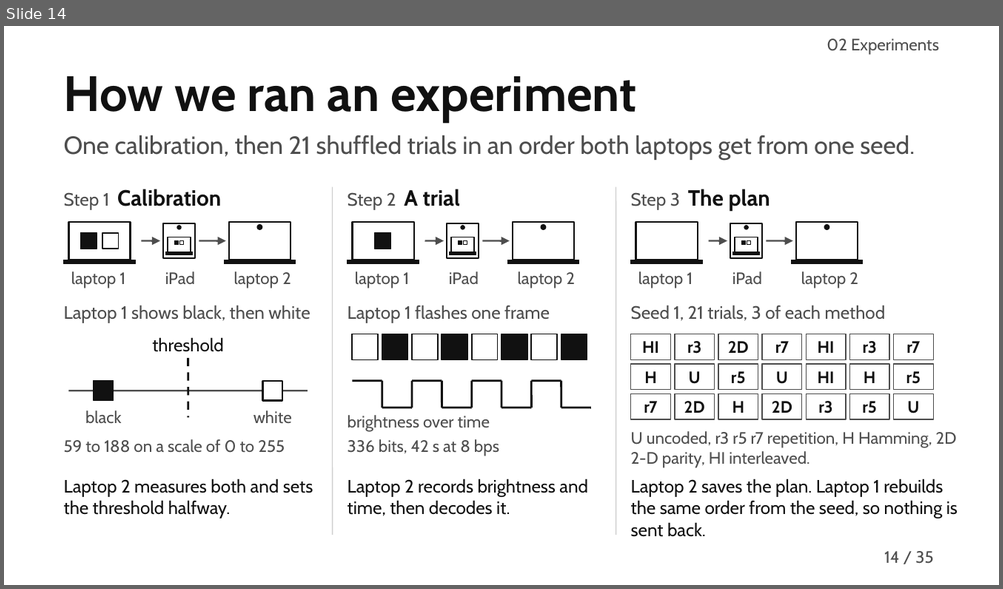
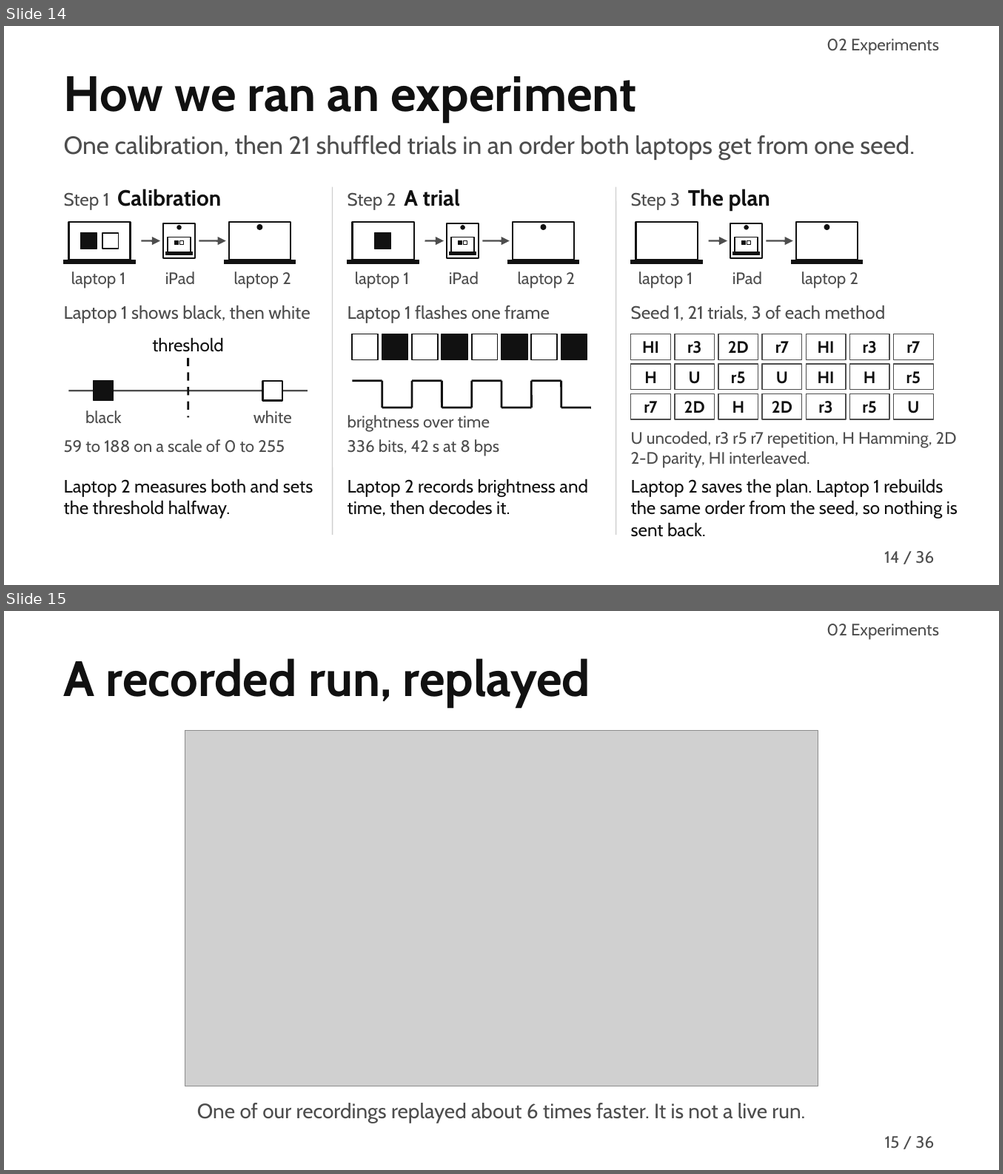
Before and after one commit to MuhammadMaazA/SamplingCW, a slide deck: presentation/gridlink-presentation.pptx. Shown one above the other, each under a label of ours: slide 14 before the commit, slides 14 and 15 after it. The pictures are 1003x589 and 1003x1174 pixels, drawn with LibreOffice and Linux fonts; fonts in the diff are those of the drawing; grey boxes stand for pictures. Boxes give left, top, right and bottom in pixels: in the first picture for what was removed or moved away, otherwise in the second. Text is boxed around its words. In the diff, an @@ line names an element or a change of style, - is before the commit and + after.

Commit message:
add a replay of one recording as the demo slide, split the talk between us and shorten the conclusion

```diff
--- a/presentation/gridlink-presentation.pptx
+++ b/presentation/gridlink-presentation.pptx
@@ slide 15 added at box(4, 611, 999, 1170), background #FFFFFF; not listed: 1 template element that a slide beside it also shows @@
@@ text added at box(826, 624, 939, 639), 12 pt, text #4D4D4D @@
+02 Experiments
@@ title added at box(64, 658, 590, 708), 36 pt, text #111111, bold @@
+A recorded run, replayed
@@ picture added at box(185, 730, 817, 1086) @@
@@ text added at box(197, 1103, 805, 1123), 15 pt, text #4D4D4D @@
+One of our recordings replayed about 6 times faster. It is not a live run.
@@ page number added at box(885, 1136, 899, 1149), 12 pt, text #4D4D4D @@
+15
@@ slide 14 changed as well @@
@@ text at box(915, 551, 933, 564): text changed @@
-/ 35
+/ 36
```
Also in this commit, not shown: 31 other slides changed, 1 other slide added, 1 slide removed, 11 other files.
